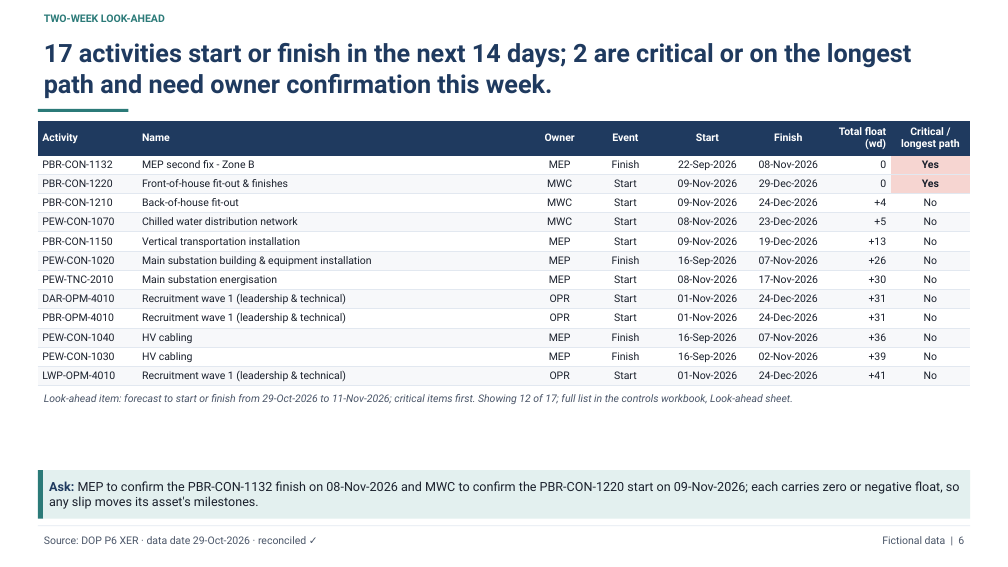
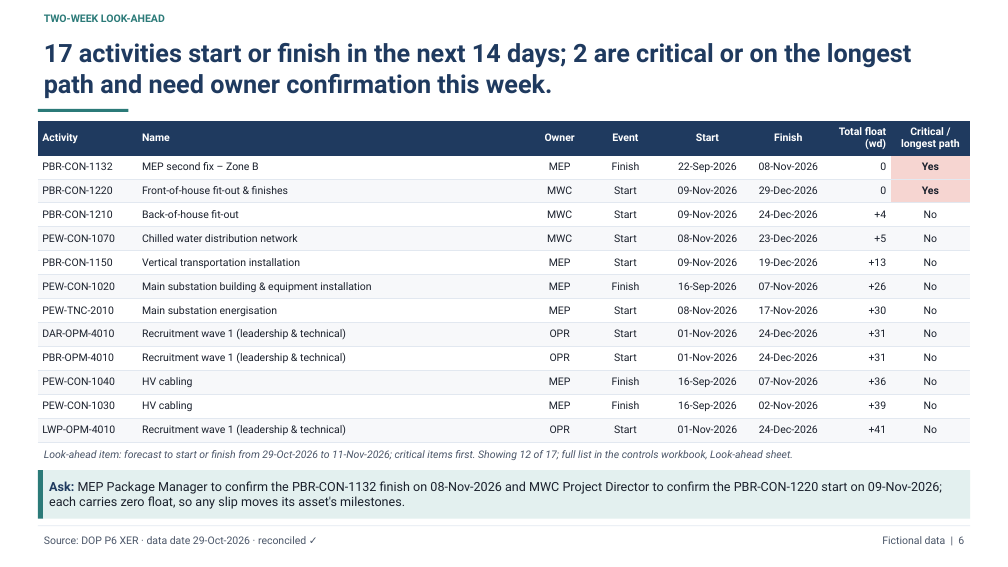
Before and after one commit to schedule-intelligence/destination-opening-programme, a slide deck: slide 6 of docs/downloads/DOP_monthly_pack_2026-10-29.pptx. Drawn at 1008x567 pixels with LibreOffice and Linux fonts; fonts in the diff are those of the drawing. Boxes give left, top, right and bottom in pixels: in the first picture for what was removed or moved away, otherwise in the second. Text is boxed around its words. In the diff, an @@ line names an element or a change of style, - is before the commit and + after.

```diff
--- a/docs/downloads/DOP_monthly_pack_2026-10-29.pptx
+++ b/docs/downloads/DOP_monthly_pack_2026-10-29.pptx
@@ table at [38, 121, 970, 442] @@
-row 2: PBR-CON-1132 | MEP second fix - Zone B | MEP | Finish | 22-Sep-2026 | 08-Nov-2026 | 0 | Yes
+row 2: PBR‑CON‑1132 | MEP second fix – Zone B | MEP | Finish | 22‑Sep‑2026 | 08‑Nov‑2026 | 0 | Yes
-row 3: PBR-CON-1220 | Front-of-house fit-out & finishes | MWC | Start | 09-Nov-2026 | 29-Dec-2026 | 0 | Yes
+row 3: PBR‑CON‑1220 | Front‑of‑house fit-out & finishes | MWC | Start | 09‑Nov‑2026 | 29‑Dec‑2026 | 0 | Yes
-row 4: PBR-CON-1210 | Back-of-house fit-out | MWC | Start | 09-Nov-2026 | 24-Dec-2026 | +4 | No
+row 4: PBR‑CON‑1210 | Back‑of‑house fit-out | MWC | Start | 09‑Nov‑2026 | 24‑Dec‑2026 | +4 | No
-row 5: PEW-CON-1070 | Chilled water distribution network | MWC | Start | 08-Nov-2026 | 23-Dec-2026 | +5 | No
+row 5: PEW‑CON‑1070 | Chilled water distribution network | MWC | Start | 08‑Nov‑2026 | 23‑Dec‑2026 | +5 | No
-row 6: PBR-CON-1150 | Vertical transportation installation | MEP | Start | 09-Nov-2026 | 19-Dec-2026 | +13 | No
+row 6: PBR‑CON‑1150 | Vertical transportation installation | MEP | Start | 09‑Nov‑2026 | 19‑Dec‑2026 | +13 | No
-row 7: PEW-CON-1020 | Main substation building & equipment installation | MEP | Finish | 16-Sep-2026 | 07-Nov-2026 | +26 | No
+row 7: PEW‑CON‑1020 | Main substation building & equipment installation | MEP | Finish | 16‑Sep‑2026 | 07‑Nov‑2026 | +26 | No
-row 8: PEW-TNC-2010 | Main substation energisation | MEP | Start | 08-Nov-2026 | 17-Nov-2026 | +30 | No
+row 8: PEW‑TNC‑2010 | Main substation energisation | MEP | Start | 08‑Nov‑2026 | 17‑Nov‑2026 | +30 | No
-row 9: DAR-OPM-4010 | Recruitment wave 1 (leadership & technical) | OPR | Start | 01-Nov-2026 | 24-Dec-2026 | +31 | No
+row 9: DAR‑OPM‑4010 | Recruitment wave 1 (leadership & technical) | OPR | Start | 01‑Nov‑2026 | 24‑Dec‑2026 | +31 | No
-row 10: PBR-OPM-4010 | Recruitment wave 1 (leadership & technical) | OPR | Start | 01-Nov-2026 | 24-Dec-2026 | +31 | No
+row 10: PBR‑OPM‑4010 | Recruitment wave 1 (leadership & technical) | OPR | Start | 01‑Nov‑2026 | 24‑Dec‑2026 | +31 | No
-row 11: PEW-CON-1040 | HV cabling | MEP | Finish | 16-Sep-2026 | 07-Nov-2026 | +36 | No
+row 11: PEW‑CON‑1040 | HV cabling | MEP | Finish | 16‑Sep‑2026 | 07‑Nov‑2026 | +36 | No
-row 12: PEW-CON-1030 | HV cabling | MEP | Finish | 16-Sep-2026 | 02-Nov-2026 | +39 | No
+row 12: PEW‑CON‑1030 | HV cabling | MEP | Finish | 16‑Sep‑2026 | 02‑Nov‑2026 | +39 | No
-row 13: LWP-OPM-4010 | Recruitment wave 1 (leadership & technical) | OPR | Start | 01-Nov-2026 | 24-Dec-2026 | +41 | No
+row 13: LWP‑OPM‑4010 | Recruitment wave 1 (leadership & technical) | OPR | Start | 01‑Nov‑2026 | 24‑Dec‑2026 | +41 | No
@@ text at [44, 450, 794, 460]: text changed @@
-Look-ahead item: forecast to start or finish from 29-Oct-2026 to 11-Nov-2026; critical items first. Showing 12 of 17; full list in the controls workbook, Look-ahead sheet.
+Look-ahead item: forecast to start or finish from 29‑Oct‑2026 to 11‑Nov‑2026; critical items first. Showing 12 of 17; full list in the controls workbook, Look-ahead sheet.
@@ text in rectangle at [49, 481, 942, 509]: text changed @@
-Ask: MEP to confirm the PBR-CON-1132 finish on 08-Nov-2026 and MWC to confirm the PBR-CON-1220 start on 09-Nov-2026; each carries zero or negative float, so any slip moves its asset's milestones.
+Ask: MEP Package Manager to confirm the PBR‑CON‑1132 finish on 08‑Nov‑2026 and MWC Project Director to confirm the PBR‑CON‑1220 start on 09‑Nov‑2026; each carries zero float, so any slip moves its asset's milestones.
```
Also in this commit, not shown: 14 other slides changed, 37 other files.
